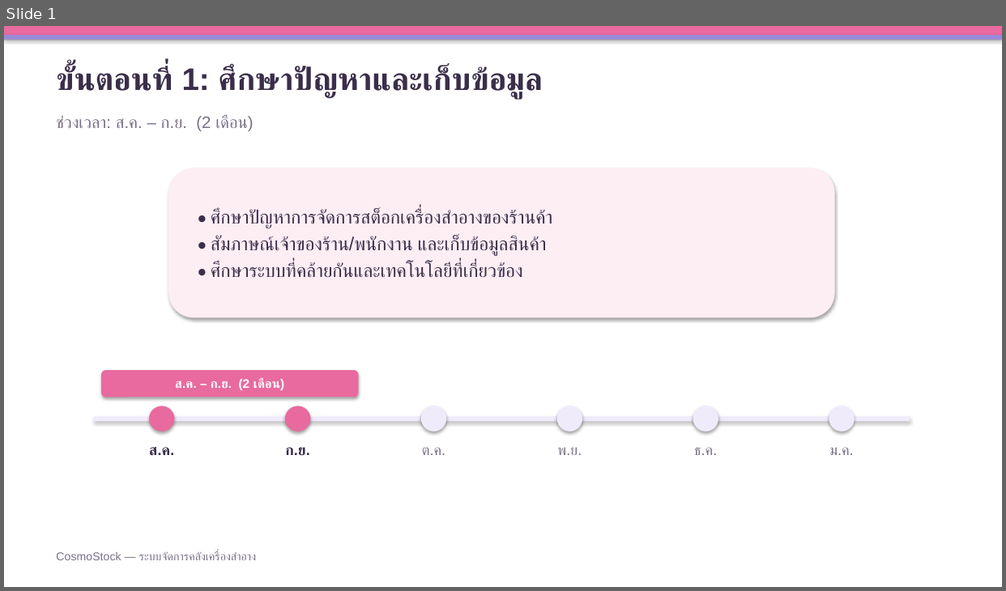
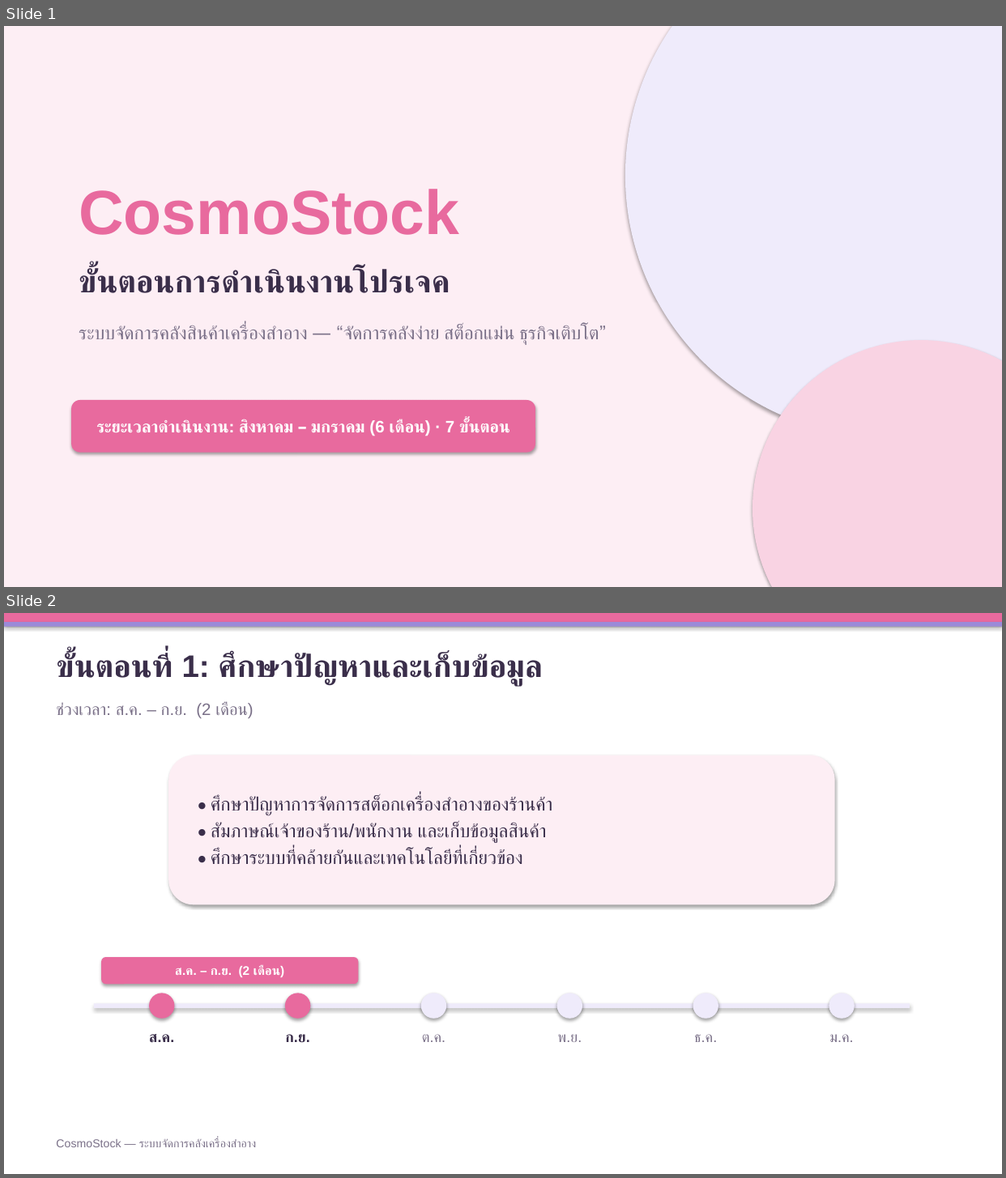
Before and after one commit to chakkrit4456/Cosmo-stock, a slide deck: doc/CosmoStock-ขั้นตอนการดำเนินงาน.pptx. Shown one above the other, each under a label of ours: slide 1 before the commit, slides 1 and 2 after it. The pictures are 1006x591 and 1006x1178 pixels, drawn with LibreOffice and Linux fonts; fonts in the diff are those of the drawing. Boxes give left, top, right and bottom in pixels: in the first picture for what was removed or moved away, otherwise in the second. Text is boxed around its words. In the diff, an @@ line names an element or a change of style, - is before the commit and + after.

```diff
--- a/doc/CosmoStock-ขั้นตอนการดำเนินงาน.pptx
+++ b/doc/CosmoStock-ขั้นตอนการดำเนินงาน.pptx
@@ slide 1 added at (4, 26, 1002, 587), background #FFFFFF @@
@@ rectangle added at (4, 26, 1002, 587), fill #FDEEF4 @@
@@ ellipse added at (625, 26, 1002, 437), fill #EFEBFB @@
@@ text added at (79, 189, 459, 235), 60 pt, text #E86A9E, bold @@
+CosmoStock
@@ text added at (79, 268, 450, 293), 30 pt, text #3A2E4A, bold @@
+ขั้นตอนการดำเนินงานโปรเจค
@@ text added at (79, 325, 599, 345), 18 pt, text #7A7088 @@
+ระบบจัดการคลังสินค้าเครื่องสำอาง — “จัดการคลังง่าย สต็อกแม่น ธุรกิจเติบโต”
@@ ellipse added at (752, 340, 1002, 587), fill #F9D3E3 @@
@@ rounded rectangle added at (71, 400, 535, 453), fill #E86A9E, 16 pt, text #FFFFFF, bold @@
+ระยะเวลาดำเนินงาน: สิงหาคม – มกราคม (6 เดือน) · 7 ขั้นตอน
@@ what was slide 1 is now slide 2 @@
```
Also in this commit, not shown: 2 slides changed, 1 other slide added.
